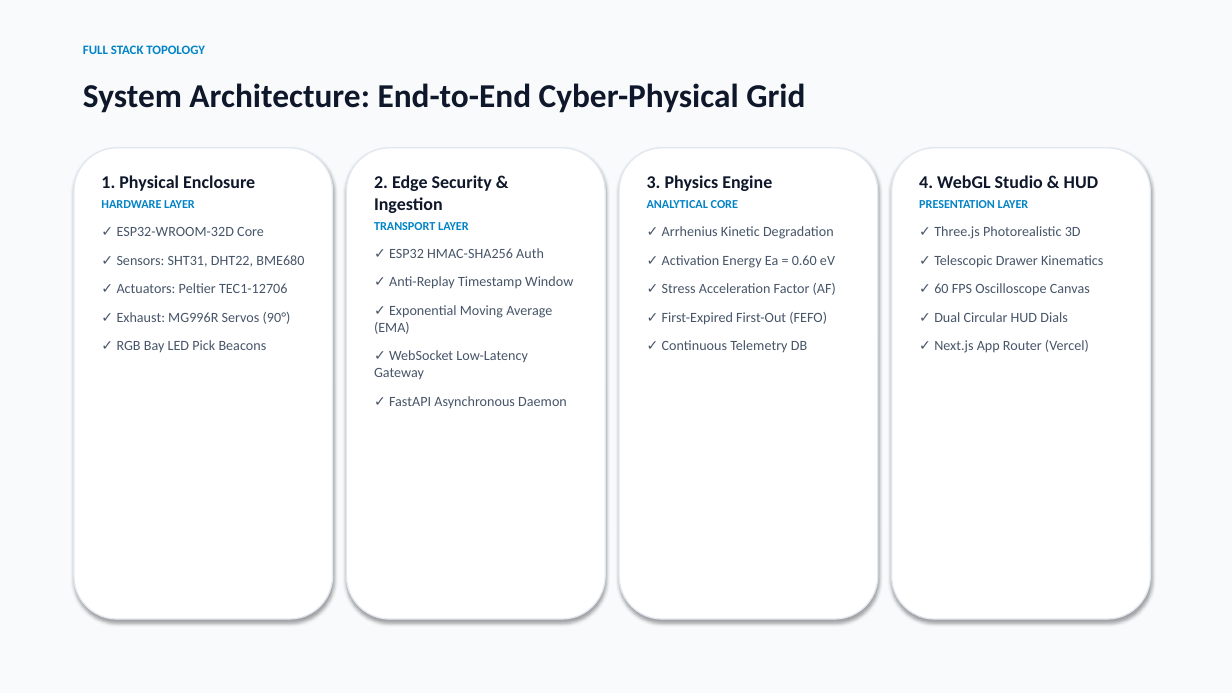
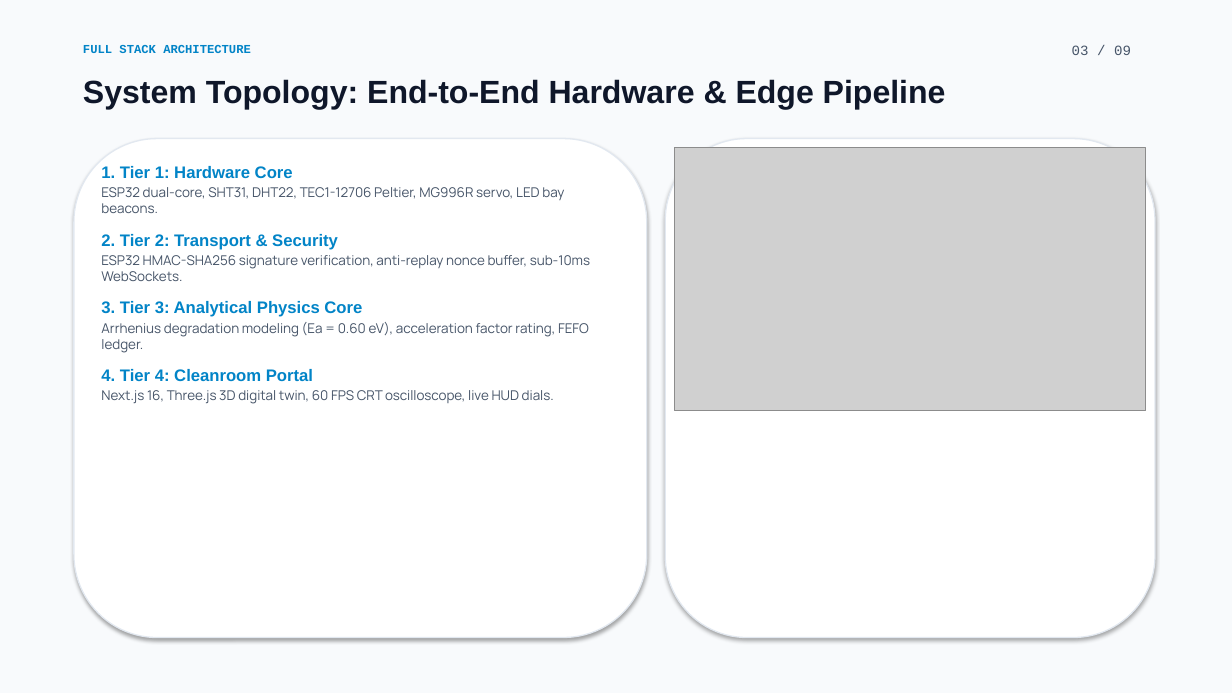
Before and after one commit to Shreyansha790/smart-component-storage, a slide deck: slide 3 of Smart_Component_Storage_Presentation.pptx. Drawn at 1232x693 pixels with LibreOffice and Linux fonts; fonts in the diff are those of the drawing; grey boxes stand for pictures. Boxes give left, top, right and bottom in pixels: in the first picture for what was removed or moved away, otherwise in the second. Text is boxed around its words. In the diff, an @@ line names an element or a change of style, - is before the commit and + after.

Commit message:
feat: upgrade PowerPoint presentation with Syne/Outfit fonts and photorealistic cleanroom studio imagery

```diff
--- a/Smart_Component_Storage_Presentation.pptx
+++ b/Smart_Component_Storage_Presentation.pptx
@@ text at bbox=[83, 45, 251, 53]: text changed; size 10 to 9.5 pt; font Calibri to Courier New @@
-FULL STACK TOPOLOGY
+FULL STACK ARCHITECTURE
@@ text added at bbox=[1072, 45, 1131, 55], 11 pt, text #475569 @@
+03 / 09
@@ text at bbox=[83, 79, 946, 109]: text changed; size 26 to 25 pt; font Calibri to Arial @@
-System Architecture: End-to-End Cyber-Physical Grid
+System Topology: End-to-End Hardware & Edge Pipeline
@@ rounded rectangle: place and size @@
-rounded rectangle at bbox=[347, 148, 605, 619]
+rounded rectangle at bbox=[74, 139, 647, 638]
@@ rounded rectangle removed at bbox=[74, 148, 333, 619] @@
@@ rounded rectangle removed at bbox=[619, 148, 878, 619] @@
@@ rounded rectangle: place and size @@
-rounded rectangle at bbox=[892, 148, 1151, 619]
+rounded rectangle at bbox=[665, 139, 1155, 638]
@@ picture added at bbox=[675, 148, 1146, 411] @@
@@ text removed at bbox=[101, 175, 304, 352] @@
-1. Physical Enclosure
-HARDWARE LAYER
-✓ ESP32-WROOM-32D Core
-✓ Sensors: SHT31, DHT22, BME680
-✓ Actuators: Peltier TEC1-12706
-✓ Exhaust: MG996R Servos (90°)
-✓ RGB Bay LED Pick Beacons
@@ text added at bbox=[101, 166, 590, 404], 10.5 pt, text #475569 @@
+1. Tier 1: Hardware Core
+ESP32 dual-core, SHT31, DHT22, TEC1-12706 Peltier, MG996R servo, LED bay beacons.
+2. Tier 2: Transport & Security
+ESP32 HMAC-SHA256 signature verification, anti-replay nonce buffer, sub-10ms WebSockets.
+3. Tier 3: Analytical Physics Core
+Arrhenius degradation modeling (Ea = 0.60 eV), acceleration factor rating, FEFO ledger.
+4. Tier 4: Cleanroom Portal
+Next.js 16, Three.js 3D digital twin, 60 FPS CRT oscilloscope, live HUD dials.
@@ text removed at bbox=[374, 175, 573, 408] @@
-2. Edge Security & Ingestion
-TRANSPORT LAYER
-✓ ESP32 HMAC-SHA256 Auth
-✓ Anti-Replay Timestamp Window
-✓ Exponential Moving Average (EMA)
-✓ WebSocket Low-Latency Gateway
-✓ FastAPI Asynchronous Daemon
@@ text removed at bbox=[647, 175, 836, 352] @@
-3. Physics Engine
-ANALYTICAL CORE
-✓ Arrhenius Kinetic Degradation
-✓ Activation Energy Ea = 0.60 eV
-✓ Stress Acceleration Factor (AF)
-✓ First-Expired First-Out (FEFO)
-✓ Continuous Telemetry DB
@@ text removed at bbox=[919, 175, 1103, 353] @@
-4. WebGL Studio & HUD
-PRESENTATION LAYER
-✓ Three.js Photorealistic 3D
-✓ Telescopic Drawer Kinematics
-✓ 60 FPS Oscilloscope Canvas
-✓ Dual Circular HUD Dials
-✓ Next.js App Router (Vercel)
```
Also in this commit, not shown: 5 other slides changed, 3 slides added, 3 slides removed.
